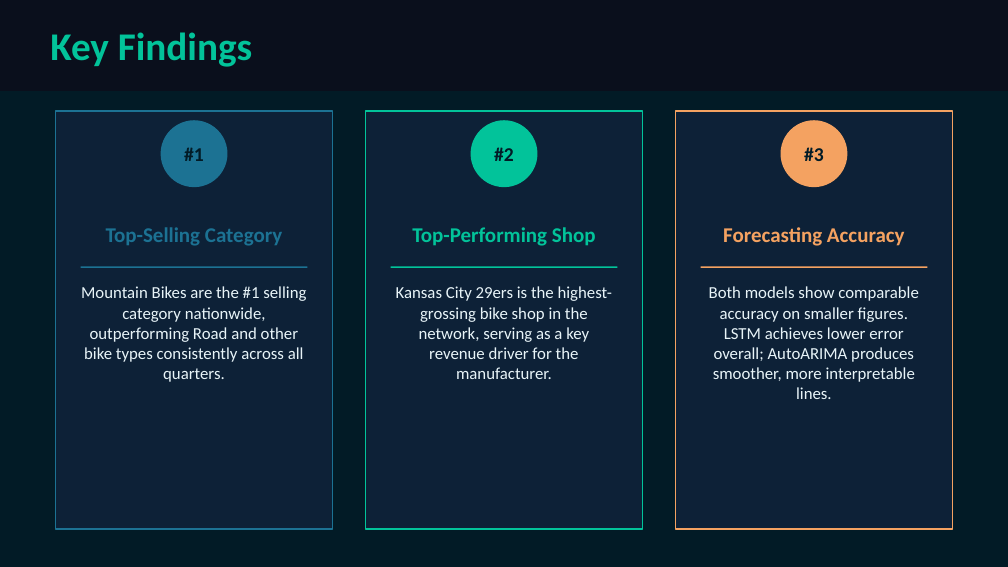
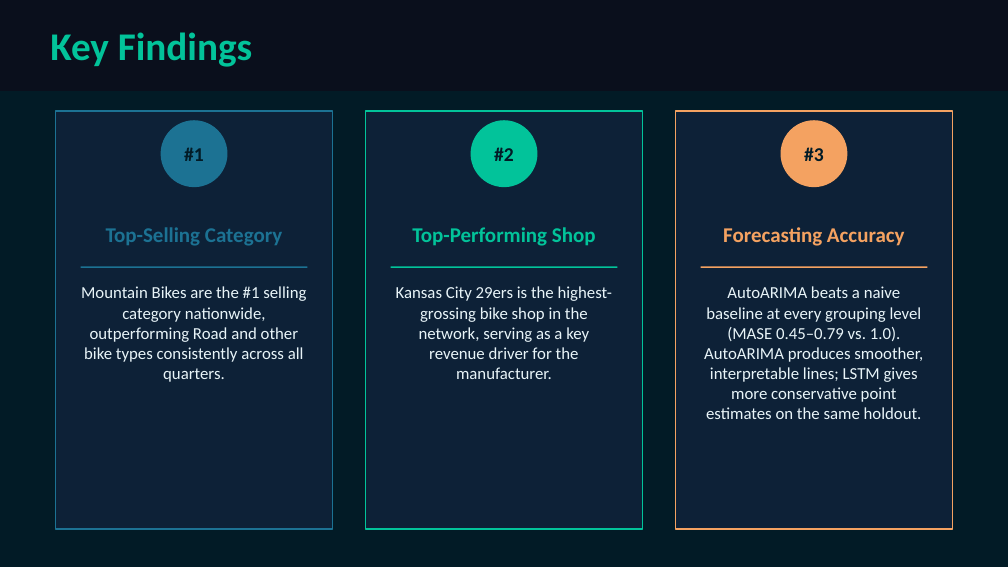
Before and after one commit to EllaN12/Bikes_forecast, a slide deck: slide 7 of Bikes_Sales_Forecast_Presentation.pptx. Drawn at 1008x567 pixels with LibreOffice and Linux fonts; fonts in the diff are those of the drawing. Boxes give left, top, right and bottom in pixels: in the first picture for what was removed or moved away, otherwise in the second. Text is boxed around its words. In the diff, an @@ line names an element or a change of style, - is before the commit and + after.

```diff
--- a/Bikes_Sales_Forecast_Presentation.pptx
+++ b/Bikes_Sales_Forecast_Presentation.pptx
@@ text at <box>704,286,923,419</box>: text changed @@
-Both models show comparable accuracy on smaller figures. LSTM achieves lower error overall; AutoARIMA produces smoother, more interpretable lines.
+AutoARIMA beats a naive baseline at every grouping level (MASE 0.45–0.79 vs. 1.0). AutoARIMA produces smoother, interpretable lines; LSTM gives more conservative point estimates on the same holdout.
```
Also in this commit, not shown: 4 other slides changed, 19 other files.
